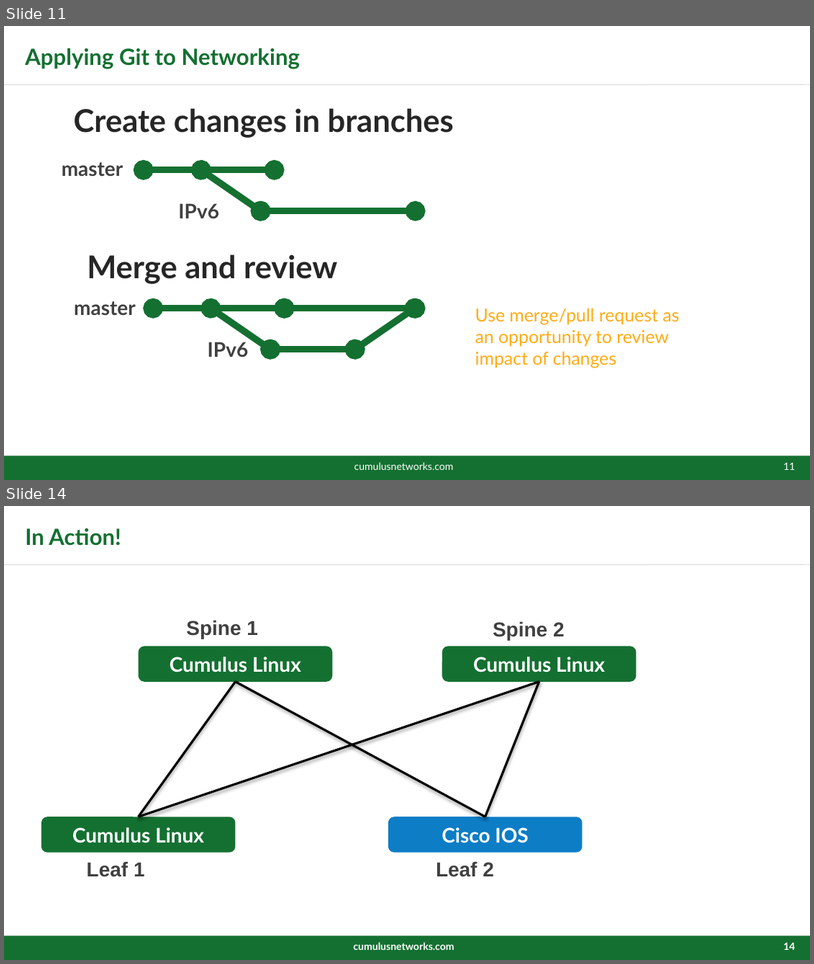
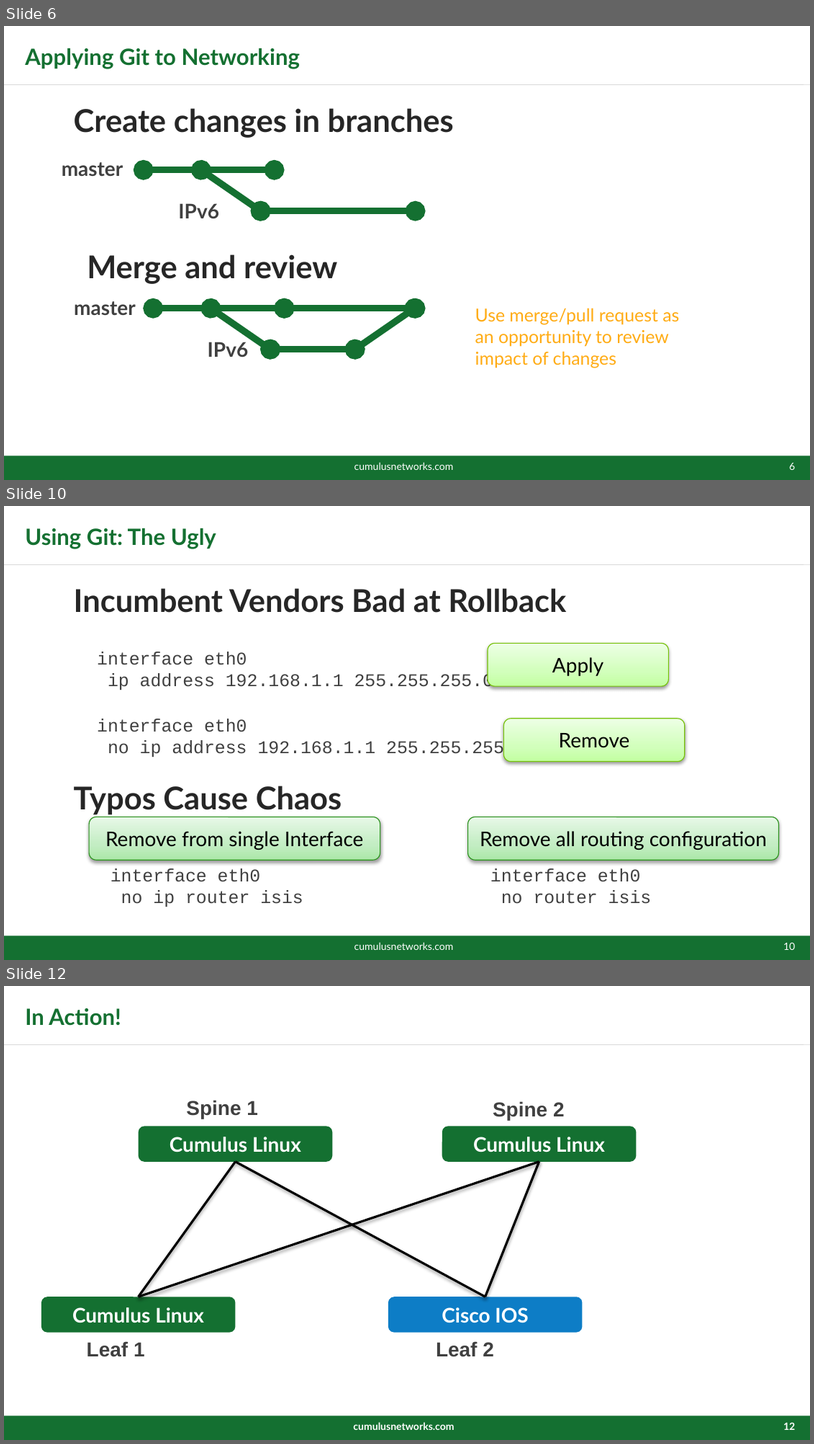
Before and after one commit to plumbis/devopsdays15, a slide deck: DevOps15.pptx. Shown one above the other, each under a label of ours: slides 11 and 14 before the commit, slides 6, 10 and 12 after it; the slides between them are not shown. The pictures are 814x964 and 814x1444 pixels, drawn with LibreOffice and Linux fonts; fonts in the diff are those of the drawing; background and template pictures are left out. Boxes give left, top, right and bottom in pixels: in the first picture for what was removed or moved away, otherwise in the second. Text is boxed around its words. In the diff, an @@ line names an element or a change of style, - is before the commit and + after.

```diff
--- a/DevOps15.pptx
+++ b/DevOps15.pptx
@@ slide 10 added at (4,506,810,960), background #FFFFFF; not listed: 2 template elements that a slide beside it also shows @@
@@ title added at (25,528,216,549), 20 pt, text #147031, bold @@
+Using Git: The Ugly
@@ text added at (74,588,566,815), 28 pt, text #262626, bold @@
+▪ Incumbent Vendors Bad at Rollback
+▪ Typos Cause Chaos
@@ text added at (97,651,494,690), 16 pt, text #404040 @@
+interface eth0
+ip address 192.168.1.1 255.255.255.0
@@ rounded rectangle added at (488,643,669,686), fill gradient #C2FFA1 to #D4FFBD to #EEFFE6, outline #76C309 0.75 pt, 18 pt, text #000000 @@
+Apply
@@ text added at (97,718,526,758), 16 pt, text #404040 @@
+interface eth0
+no ip address 192.168.1.1 255.255.255.0
@@ rounded rectangle added at (504,718,684,761), fill gradient #C2FFA1 to #D4FFBD to #EEFFE6, outline #76C309 0.75 pt, 18 pt, text #000000 @@
+Remove
@@ rounded rectangle added at (90,816,381,860), fill gradient #ABE7A8 to #C5EDC3 to #E8F9E8, outline #2D941E 0.75 pt, 18 pt, text #000000 @@
+Remove from single Interface
@@ rounded rectangle added at (468,816,779,860), fill gradient #ABE7A8 to #C5EDC3 to #E8F9E8, outline #2D941E 0.75 pt, 18 pt, text #000000 @@
+Remove all routing configuration
@@ text added at (111,868,304,906), 16 pt, text #404040 @@
+interface eth0
+no ip router isis
@@ text added at (491,868,652,903), 16 pt, text #404040 @@
+interface eth0
+no router isis
@@ text added at (355,942,454,950), 9 pt, text #FFFFFF @@
+cumulusnetworks.com
@@ page number added at (784,942,795,950), 9 pt, text #FFFFFF @@
+10
@@ what was slide 11 is now slide 6 @@
@@ page number at (790,462,795,470): text changed @@
-11
+6
@@ what was slide 14 is now slide 12 @@
@@ page number at (784,1422,795,1430): text changed @@
-14
+12
```
Also in this commit, not shown: 5 slides changed, 4 other slides added, 2 slides removed.
